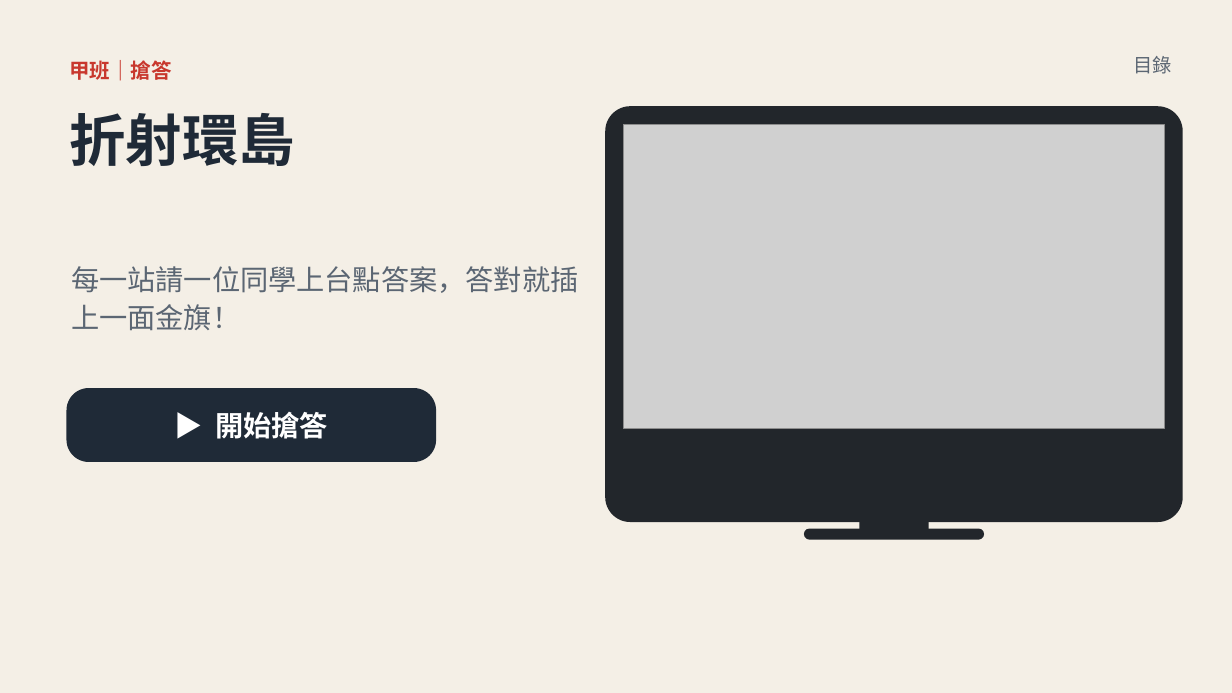
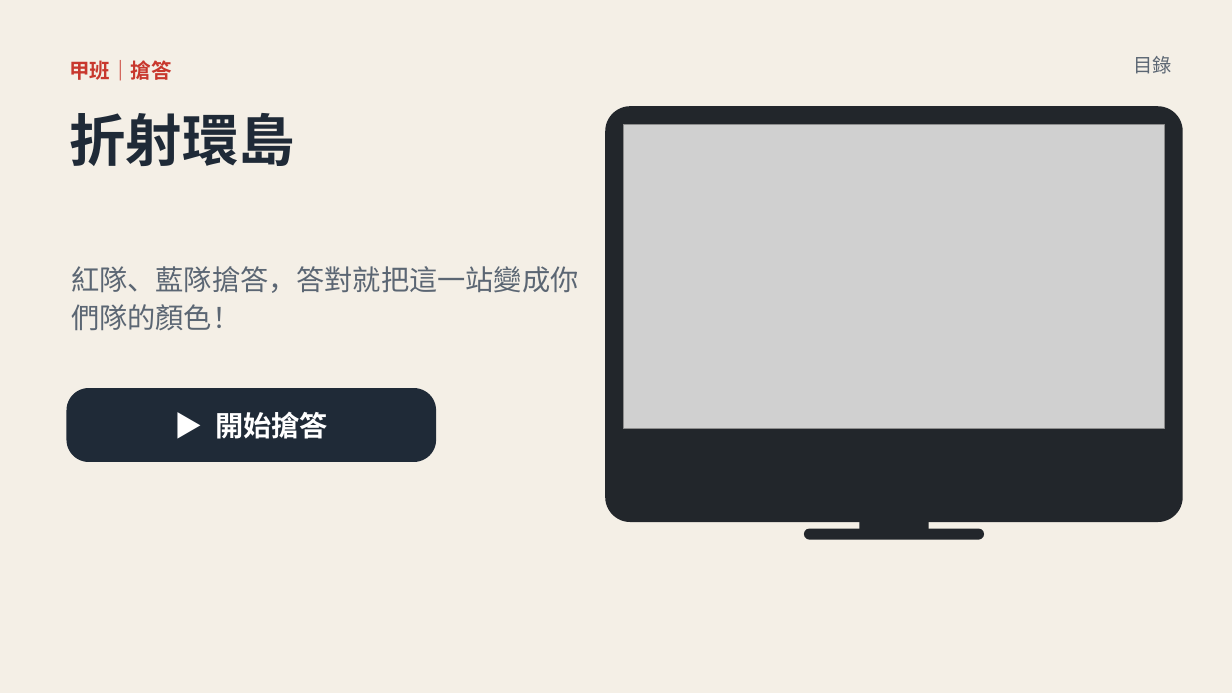
Before and after one commit to classtools1020/sports-results, a slide deck: slide 7 of f8f9fc3bd1/slides.pptx. Drawn at 1232x693 pixels with LibreOffice and Linux fonts; fonts in the diff are those of the drawing; grey boxes stand for pictures. Boxes give left, top, right and bottom in pixels: in the first picture for what was removed or moved away, otherwise in the second. Text is boxed around its words. In the diff, an @@ line names an element or a change of style, - is before the commit and + after.

```diff
--- a/f8f9fc3bd1/slides.pptx
+++ b/f8f9fc3bd1/slides.pptx
@@ text at (71,266,578,330): text changed @@
-每一站請一位同學上台點答案，答對就插上一面金旗！
+紅隊、藍隊搶答，答對就把這一站變成你們隊的顏色！
```
Also in this commit, not shown: 3 other slides changed, 17 slides removed, 14 other files.
